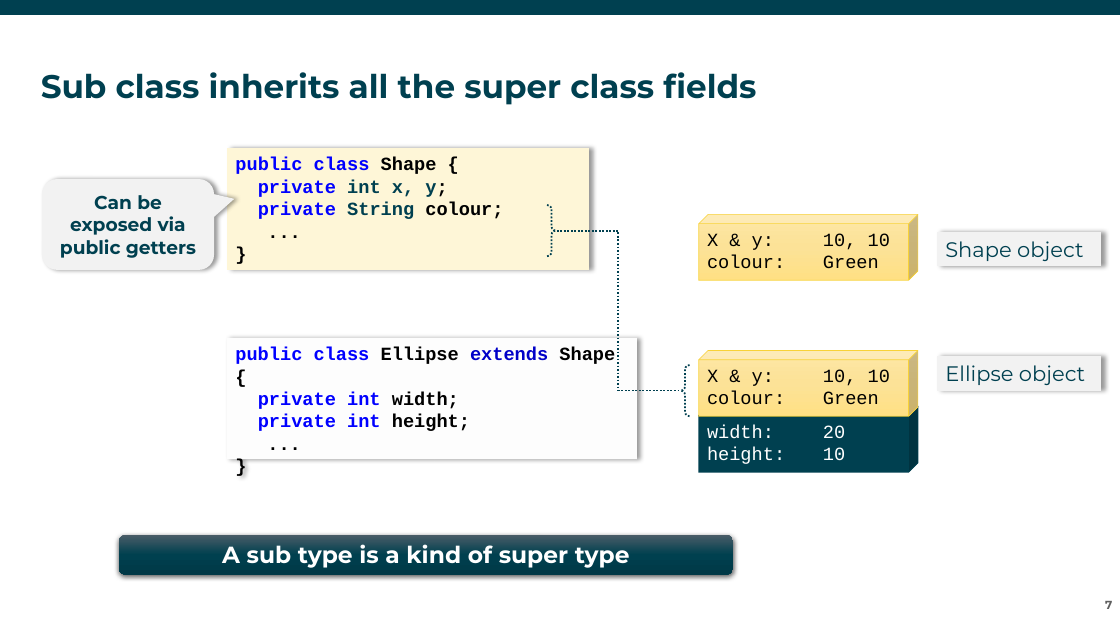
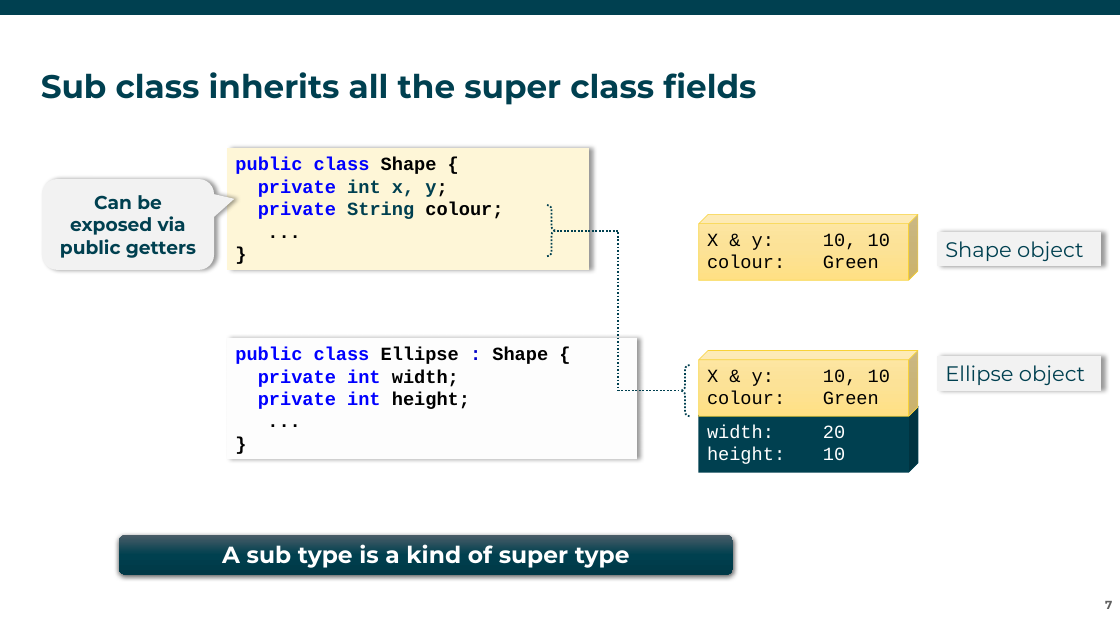
Before and after one commit to mikebaradaran/csharp, a slide deck: slide 7 of 07-Inheritance.pptx. Drawn at 1120x630 pixels with LibreOffice and Linux fonts; fonts in the diff are those of the drawing; background and template pictures are left out. Boxes give left, top, right and bottom in pixels: in the first picture for what was removed or moved away, otherwise in the second. Text is boxed around its words. In the diff, an @@ line names an element or a change of style, - is before the commit and + after.

```diff
--- a/07-Inheritance.pptx
+++ b/07-Inheritance.pptx
@@ text in rectangle at (235,347,548,364): text changed @@
-public class Ellipse extends Shape {
+public class Ellipse : Shape {
```
Also in this commit, not shown: 4 other slides changed, 5 other files.
